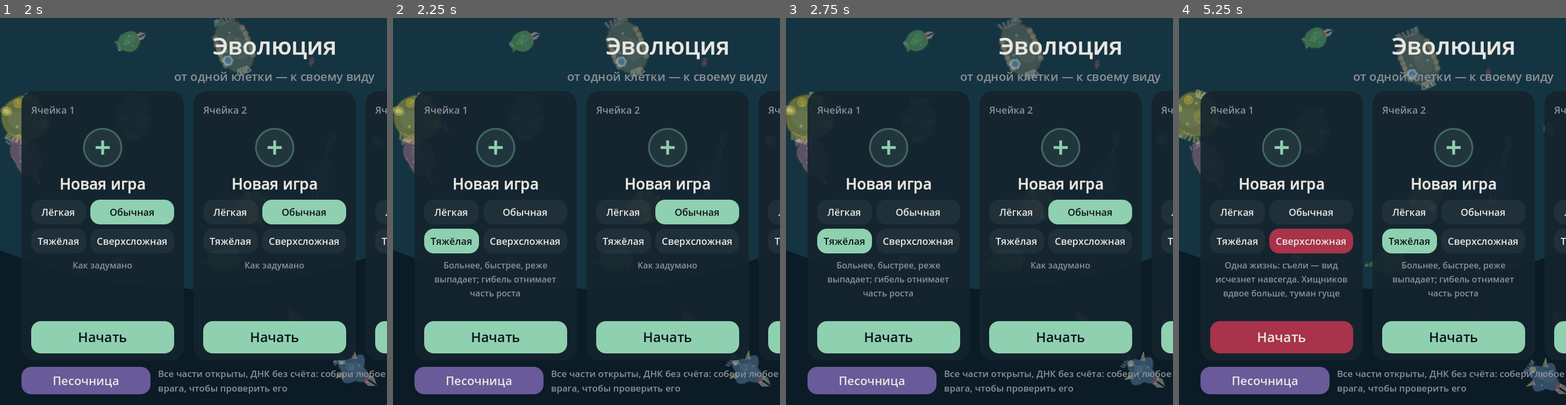
Above: before the commit, frames 1-4 (left to right).
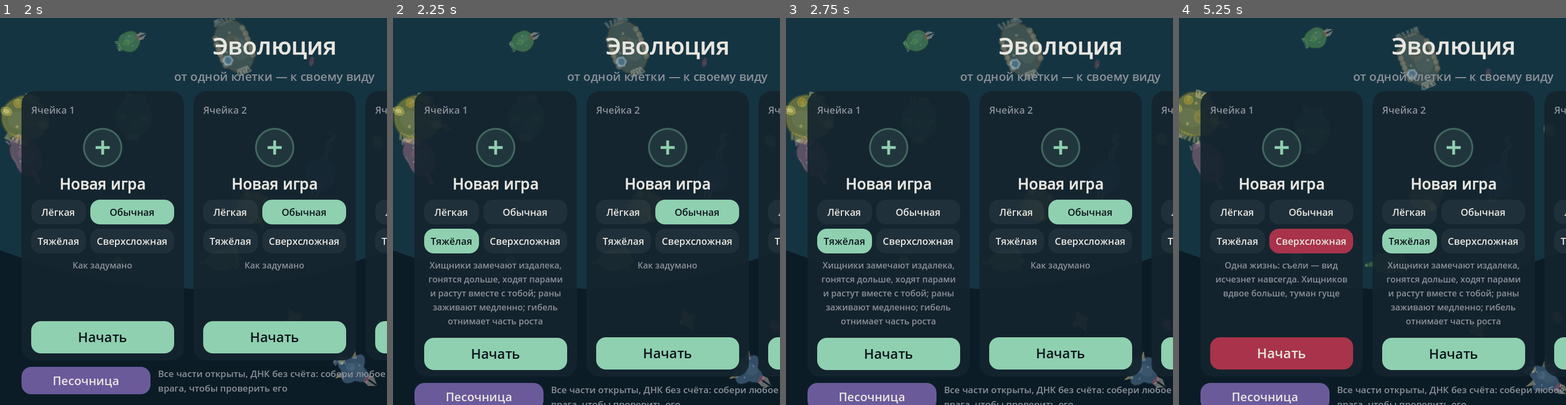
Above: after the commit, the same moments.

Repository: nonedeity-dotcom/Opushka
Game: Godot game, scene res://scenes/main.tscn
Two runs of this game, one before a commit and one after it. Both use one fixed random seed, a clock stepped at 60 frames per second and the inputs below.
Inputs:
- Up to frame 1 (2 s): click "Лёгкая" at 0.5 s; click "Обычная" at 1.25 s
- Up to frame 2 (2.25 s): click "Тяжёлая" at 2 s
- Up to frame 3 (2.75 s): no input
- Up to frame 4 (5.25 s): click "Сверхсложная" at 2.75 s; click "Лёгкая" at 3.5 s; click "Обычная" at 4.25 s; click "Тяжёлая" at 5 s

Frame 1 is identical in both runs. In frame 2, 11% of the frame differs, in the area x 5-100%, y 62-100%; in frame 3, 11%; in frame 4, 11%.

Commit message:
Тени на фоне уходят вместе с миром, гиганты и колоссы на мини-карте, «Тяжёлая»: хищники замечают дальше, гонятся дольше, растут с тобой, ходят парами
Co-Authored-By: Claude Opus 5.5 <noreply@anthropic.com>
Claude-Session: https://claude.ai/code/session_01GUt5tT5qUtch3e86it1r3q

Diff:
--- a/scripts/core/content.gd
+++ b/scripts/core/content.gd
@@ -162,15 +162,22 @@
 
 ## Сложность выбирается при новой игре. hurt — во сколько раз больнее тебе; drop — шанс
 ## выпадения частей; hunt — скорость хищников; death — какую долю пути до следующего
-## размера теряешь, если съели.
+## размера теряешь, если съели. Дальше — повадки хищников, а не только сила удара:
+## sight — издалека ли тебя замечают, chase — сколько гонятся не выдыхаясь, grow — как
+## быстро хищники растут вместе с тобой (степень; у мирных всегда 0,6), regen — как быстро
+## заживают твои раны, pack — шанс, что хищник приплывёт вдвоём.
 const DIFFICULTY := {
 	"easy": {"name": "Лёгкая", "hurt": 0.6, "drop": 1.3, "hunt": 0.85, "death": 0.0, "aggro": 0.6, "vision": 1.1,
+		"sight": 0.85, "chase": 0.8, "grow": 0.55, "regen": 1.3, "pack": 0.0,
 		"hint": "Хищников меньше, кусают слабее, части выпадают чаще"},
 	"normal": {"name": "Обычная", "hurt": 1.0, "drop": 1.0, "hunt": 1.0, "death": 0.0, "aggro": 1.0, "vision": 1.0,
+		"sight": 1.0, "chase": 1.0, "grow": 0.6, "regen": 1.0, "pack": 0.0,
 		"hint": "Как задумано"},
 	"hard": {"name": "Тяжёлая", "hurt": 1.5, "drop": 0.8, "hunt": 1.12, "death": 0.25, "aggro": 1.4, "vision": 1.0,
-		"hint": "Больнее, быстрее, реже выпадает; гибель отнимает часть роста"},
+		"sight": 1.25, "chase": 1.5, "grow": 0.72, "regen": 0.65, "pack": 0.3,
+		"hint": "Хищники замечают издалека, гонятся дольше, ходят парами и растут вместе с тобой; раны заживают медленно; гибель отнимает часть роста"},
 	"insane": {"name": "Сверхсложная", "hurt": 2.0, "drop": 0.7, "hunt": 1.25, "death": 0.0, "aggro": 2.2, "vision": 0.85, "permadeath": true,
+		"sight": 1.5, "chase": 2.0, "grow": 0.8, "regen": 0.4, "pack": 0.6,
 		"hint": "Одна жизнь: съели — вид исчезнет навсегда. Хищников вдвое больше, туман гуще"},
 }
 
--- a/scripts/core/pond.gd
+++ b/scripts/core/pond.gd
@@ -274,6 +274,8 @@
 	var heal := c.regen
 	if c.calm_t > REGEN_DELAY:
 		heal += 0.3 * c.size_k()
+	if c.is_player:
+		heal *= _hard("regen")
 	c.hp = minf(c.max_hp, c.hp + heal * dt)
 
 
@@ -703,6 +705,9 @@
 		if o.radius > m.radius * (maxf(ratio, 1.6) if rival else ratio):
 			continue
 		var d := m.pos.distance_to(o.pos)
+		# На сложности выше тебя замечают издалека.
+		if o.is_player:
+			d /= _hard("sight")
 		# Маскировка: замечают позже.
 		if o.camo > 0.0 and d > best_d * (1.0 - o.camo):
 			continue
@@ -726,7 +731,7 @@
 func _think(m: Creature, dt: float) -> void:
 	m.resting = maxf(0.0, m.resting - dt)
 	if m.ai_state == "chase":
-		m.stamina -= dt / CHASE_TIME
+		m.stamina -= dt / (CHASE_TIME * _hard("chase"))
 	else:
 		m.stamina = minf(1.0, m.stamina + dt / REST_TIME)
 	m.ai_t -= dt
@@ -902,6 +907,9 @@
 	var first := spawn(pick, at, golden)
 	# Стайка появляется вся сразу, кучкой: двое или трое, не больше.
 	var group := rng.randi_range(2, mini(int(def.school), 3)) if def.has("school") else (rng.randi_range(2, 3) if def.behavior == "roamer" else 1)
+	# На сложности выше хищники нередко приплывают вдвоём.
+	if group == 1 and def.behavior == "hunter" and rng.randf() < _hard("pack", 0.0):
+		group = 2
 	for i in group - 1:
 		spawn(pick, at + Vector2.from_angle(rng.randf() * TAU) * rng.randf_range(10.0, 60.0))
 	return first
@@ -965,8 +973,18 @@
 
 ## Во сколько раз вид крупнее своего обычного: каким он задуман на размере, с которого
 ## появляется, таким и встречается; перерастаешь его — он подрастает, но медленнее тебя.
+## Повадка хищников по сложности (Content.DIFFICULTY): на первых размерах — почти как на
+## обычной, к 6-му — в полную силу. Начало не должно быть мучением.
+func _hard(key: String, normal := 1.0) -> float:
+	var full := float(evo.diff().get(key, normal))
+	return lerpf(normal, full, clampf((evo.level() - 2) / 4.0, 0.0, 1.0))
+
 func grow_k(def: Dictionary) -> float:
-	return maxf(1.0, pow(player.size_r / Content.radius_for(int(def.levels[0])), 0.6))
+	# Хищники на сложности выше растут вместе с тобой быстрее — и остаются опасными.
+	var e := 0.6
+	if def.behavior == "hunter" or def.get("hunts", false):
+		e = float(evo.diff().get("grow", 0.6))
+	return maxf(1.0, pow(player.size_r / Content.radius_for(int(def.levels[0])), e))
 
 func _manage() -> void:
 	var outer := _plant_outer()
@@ -1418,7 +1436,7 @@
 		if m.stamina <= 0.0:
 			# Выдохся — отстаёт и надолго теряет интерес: плывёт дальше своей дорогой.
 			m.resting = REST_TIME
-			m.bored_t = GIANT_BORED
+			m.bored_t = GIANT_BORED / _hard("chase")
 			m.ai_state = "rest"
 			m.desire *= 0.2
 			return
--- a/scripts/main.gd
+++ b/scripts/main.gd
@@ -705,8 +705,9 @@
 	for m in pond.mobs:
 		if (m.invisible and p.eyes < 1.0) or (m.behavior() == "ambush" and m.revealed_t <= 0.0 and p.eyes < 2.0):
 			continue
-		# Гигантов на карте нет — их замечаешь сам, по теням и голосу.
+		# Гиганты и колоссы — просто красной точкой, как любая опасная клетка.
 		if Pond.is_giant(m) or Pond.is_colossus(m):
+			put.call(m.pos, Art.DANGER, 3.5)
 			continue
 		if pond._hunts(m) and m.radius >= p.radius * 0.8:
 			put.call(m.pos, Art.DANGER, 3.5)
--- a/scripts/view/backdrop.gd
+++ b/scripts/view/backdrop.gd
@@ -17,7 +17,12 @@
 var _ghosts: Array = []  # [{id, p, dir, speed, parts, shape}]
 var _ghost_level := -1
 var _rng := RandomNumberGenerator.new()
-const DEPTH := 0.3
+## Насколько тени отстают от мира: мир сдвигается на экране на N точек — тени на N·DEPTH.
+const DEPTH := 0.7
+## Сколько точек экрана «проехал» мир — копится по кадрам, с учётом зума: так смена
+## зума не дёргает тени, а сами они уходят назад в полскорости мира, как далёкие.
+var _scroll := Vector2.ZERO
+var _last_drift := Vector2.INF
 
 var _shadows: Control
 ## Блики солнца сквозь рябь: два слоя одной сетки скользят навстречу (дёшево — только
@@ -77,6 +82,10 @@
 
 func _process(delta: float) -> void:
 	t += delta
+	if _last_drift == Vector2.INF or drift.distance_to(_last_drift) > 3000.0:
+		_last_drift = drift
+	_scroll += (drift - _last_drift) * zoom
+	_last_drift = drift
 	var water: Array = Content.WATER[clampi(level, 1, Content.WATER.size()) - 1]
 	var k := 1.0 - exp(-0.8 * delta)
 	_top = _top.lerp(Color(water[0]), k)
@@ -101,7 +110,7 @@
 	if _caustics.visible:
 		var mat: ShaderMaterial = _caustics.material
 		mat.set_shader_parameter("area", size)
-		mat.set_shader_parameter("offset", drift * zoom * 0.35)
+		mat.set_shader_parameter("offset", _scroll * 0.35)
 		mat.set_shader_parameter("t", t)
 		mat.set_shader_parameter("strength", glint)
 		mat.set_shader_parameter("tint", Color(0.75, 1.0, 0.8) if event == "bloom" else Color(0.8, 0.97, 1.0))
@@ -139,16 +148,16 @@
 		parts.append({"id": p[0], "a": deg_to_rad(p[1]), "d": 1.0, "lvl": p[2]})
 	var dir := _rng.randf() * TAU
 	# Выплывает из-за края экрана (в пространстве глубины).
-	var start := drift * DEPTH + Vector2(_rng.randf_range(-0.5, 0.5), _rng.randf_range(-0.5, 0.5)) * size
+	var start := _scroll * DEPTH + Vector2(_rng.randf_range(-0.5, 0.5), _rng.randf_range(-0.5, 0.5)) * size
 	if not anywhere:
-		start = drift * DEPTH - Vector2.from_angle(dir) * (size.length() * 0.6)
+		start = _scroll * DEPTH - Vector2.from_angle(dir) * (size.length() * 0.6)
 		ghost_appeared.emit(float(def.get("scale", 3.0)))
 	# Плывут заметно: экран пересекают за 10–20 секунд.
 	return {"id": id, "p": start, "dir": dir, "speed": _rng.randf_range(70.0, 120.0), "parts": parts,
 		"shape": Content.shape_preset(def.get("shape", "round")), "wobble": _rng.randf() * 10.0}
 
 func _ghost_screen(g: Dictionary) -> Vector2:
-	return g.p - drift * DEPTH + size / 2.0
+	return g.p - _scroll * DEPTH + size / 2.0
 
 func _draw() -> void:
 	# Градиент — цветами вершин, без текстуры: раньше текстура градиента пересобиралась и
--- a/tests/test_world.gd
+++ b/tests/test_world.gd
@@ -558,3 +558,19 @@
 			if Pond.is_giant(m) and m.age > 20.0:
 				m.pos = p.player.pos + Vector2(p.view_radius + 5000.0, 0)
 	c.ok("за полторы минуты — хотя бы два гиганта (%d)" % seen, seen >= 2)
+
+func test_тяжёлая_хищники_хитрее(c) -> void:
+	var n := _pond(_evo_with([["filter", 0]], 1100.0))
+	var eh := _evo_with([["filter", 0]], 1100.0)
+	eh.difficulty = "hard"
+	var h := _pond(eh)
+	var def: Dictionary = Content.SPECIES["kusaka"]
+	c.ok("хищники растут вместе с тобой быстрее", h.grow_k(def) > n.grow_k(def) * 1.05)
+	c.ok("мирные — как обычно", is_equal_approx(h.grow_k(Content.SPECIES["zelenka"]), n.grow_k(Content.SPECIES["zelenka"])))
+	# Замечают издалека: хищник на расстоянии чуть больше обычного зрения.
+	for p: Pond in [n, h]:
+		p._safe_t = 0.0
+		var m := p.spawn("kusaka", p.player.pos + Vector2(1, 0), false, p.player.size_r * 2.0)
+		m.pos = p.player.pos + Vector2(m.sight * 1.2, 0)
+	c.ok("на обычной — не видит", n._nearest_prey(n.mobs[-1]) != n.player)
+	c.ok("на тяжёлой — видит", h._nearest_prey(h.mobs[-1]) == h.player)
--- a/tools/sim_bot.gd
+++ b/tools/sim_bot.gd
@@ -13,7 +13,7 @@
 		args[kv[0]] = kv[1] if kv.size() > 1 else ""
 	var minutes := float(args.get("minutes", "30"))
 	diet_goal = args.get("diet", "plant")
-	evo = Evolution.create()
+	evo = Evolution.create(args.get("difficulty", "normal"))
 	pond = Pond.new(evo, int(args.get("seed", "1")))
 	pond.view_radius = 480.0
 	pond.fill()
Not shown, changed: docs/JOURNAL.md
